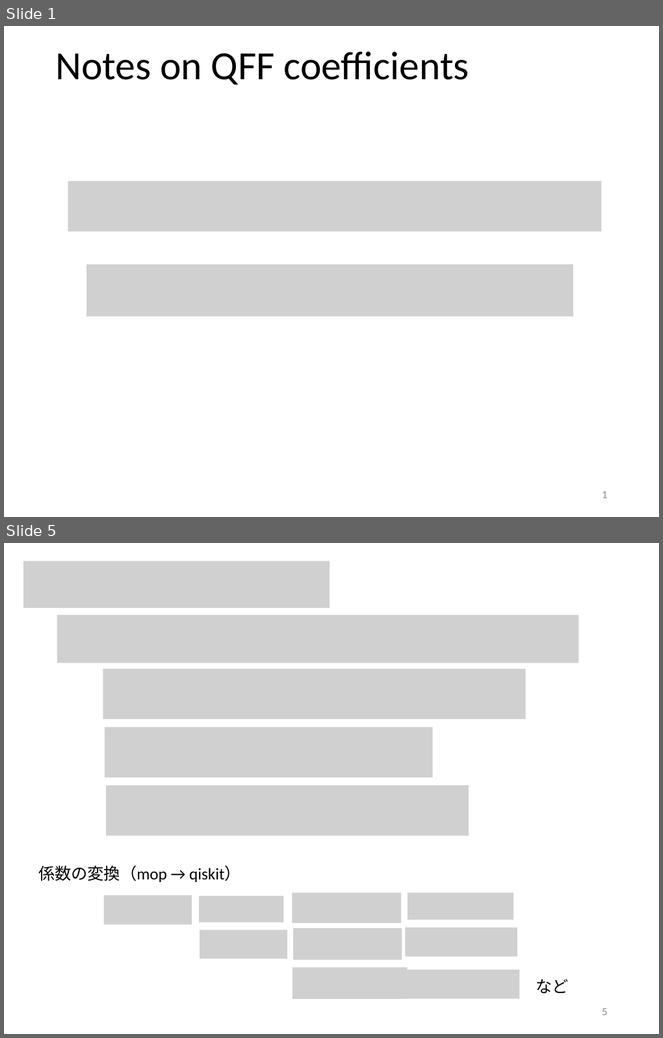
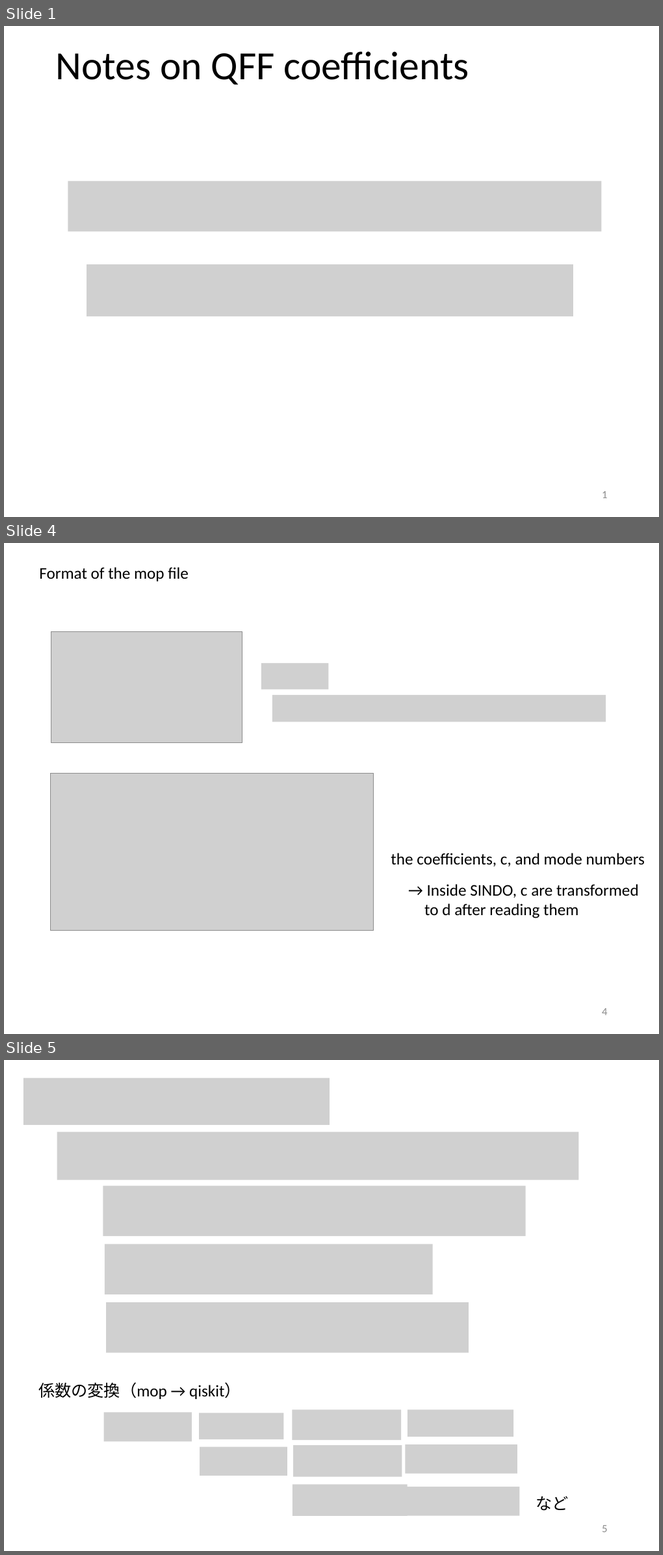
Before and after one commit to yagikiyoshi/sindo, a slide deck: doc/MakePES/notes_on_qffcoeff.pptx. Shown one above the other, each under a label of ours: slides 1 and 5 before the commit, slides 1, 4 and 5 after it; the slides between them are not shown. The pictures are 663x1038 and 663x1555 pixels, drawn with LibreOffice and Linux fonts; fonts in the diff are those of the drawing; grey boxes stand for pictures. Boxes give left, top, right and bottom in pixels: in the first picture for what was removed or moved away, otherwise in the second. Text is boxed around its words. In the diff, an @@ line names an element or a change of style, - is before the commit and + after.

```diff
--- a/doc/MakePES/notes_on_qffcoeff.pptx
+++ b/doc/MakePES/notes_on_qffcoeff.pptx
@@ slide 4 added at bbox=[4, 543, 659, 1034], background #FFFFFF @@
@@ text added at bbox=[39, 567, 189, 581], 18 pt, text #000000 @@
+Format of the mop file
@@ picture added at bbox=[51, 632, 243, 743] @@
@@ picture added at bbox=[261, 663, 329, 689] @@
@@ picture added at bbox=[272, 695, 606, 722] @@
@@ picture added at bbox=[51, 773, 374, 930] @@
@@ text added at bbox=[391, 853, 646, 867], 18 pt, text #000000 @@
+the coefficients, c, and mode numbers
@@ text added at bbox=[425, 884, 639, 919], 18 pt, text #000000 @@
+→ Inside SINDO, c are transformed to d after reading them
@@ page number added at bbox=[602, 1008, 607, 1016], 12 pt, text #8C8C8C @@
+4
```
Also in this commit, not shown: 2 slides changed, 1 slide removed, 4 other files.
